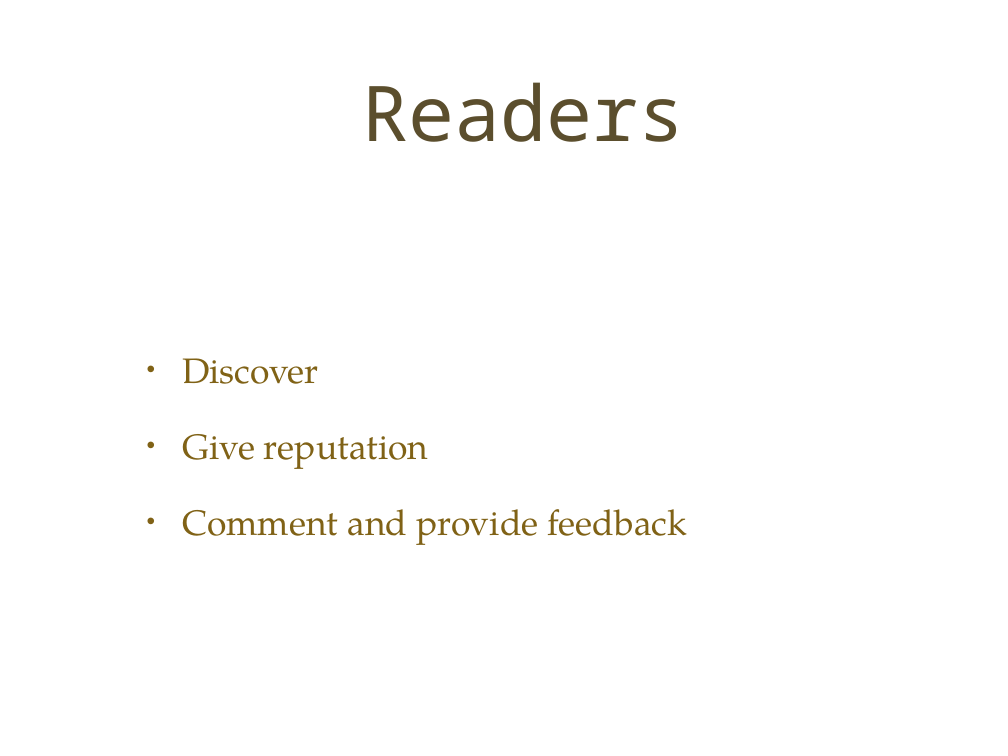
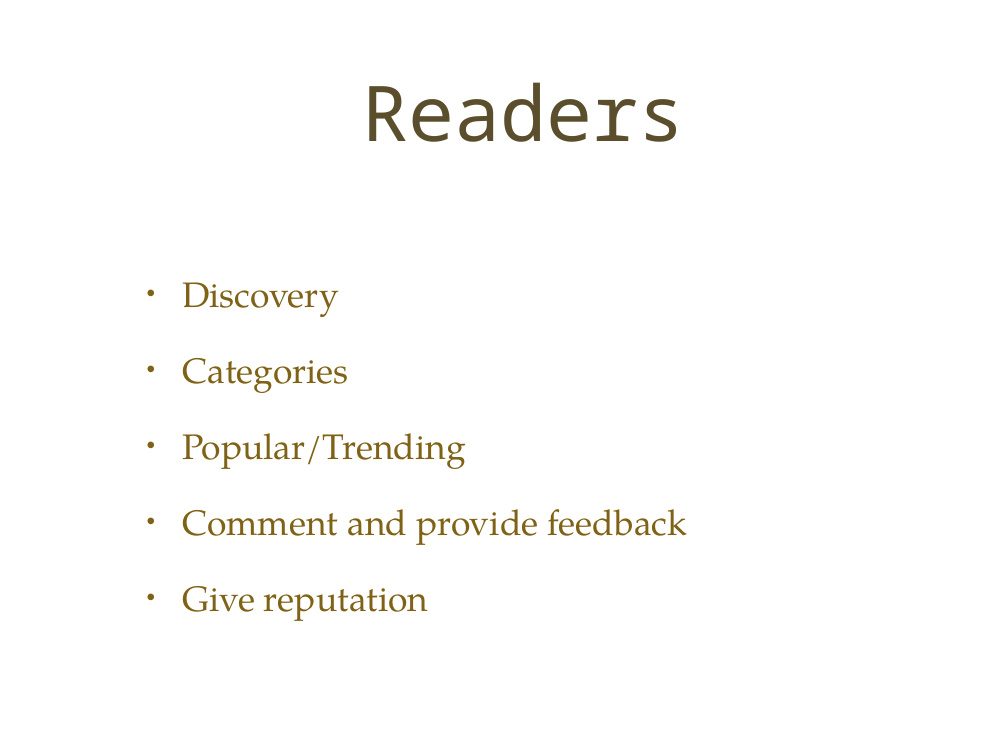
Before and after one commit to nullsix/fueledby.us-demo, a slide deck: slide 6 of pitch/pitch.ppt. Drawn at 1008x756 pixels with LibreOffice and Linux fonts; fonts in the diff are those of the drawing; background and template pictures are left out. Boxes give left, top, right and bottom in pixels: in the first picture for what was removed or moved away, otherwise in the second. Text is boxed around its words. In the diff, an @@ line names an element or a change of style, - is before the commit and + after.

```diff
--- a/pitch/pitch.ppt
+++ b/pitch/pitch.ppt
@@ text at (x1=182, y1=282, x2=688, y2=545): text changed @@
-• Discover
+• Discovery
+• Categories
+• Popular/Trending
+• Comment and provide feedback
```
Also in this commit, not shown: 7 other slides changed, 2 slides added, 2 other files.
